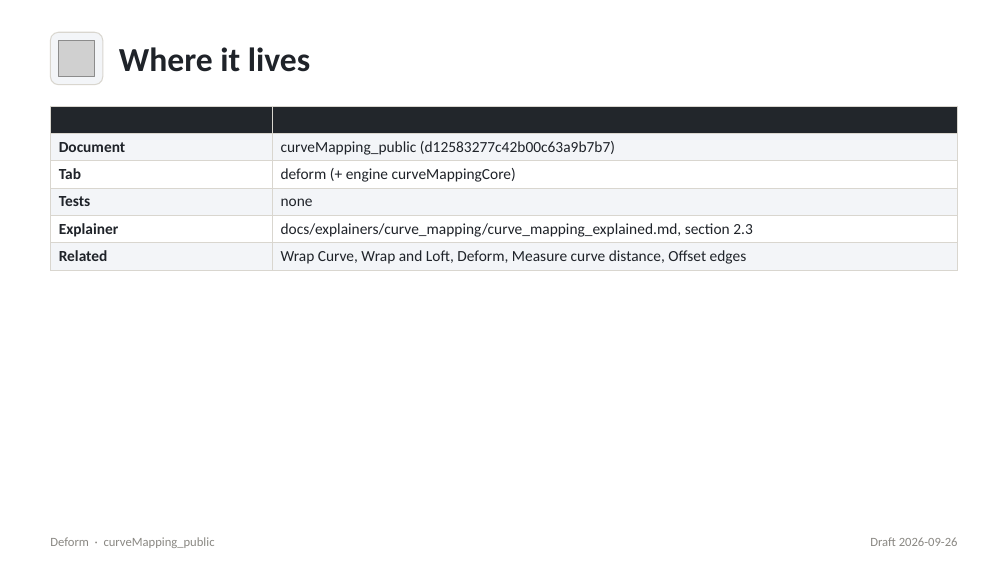
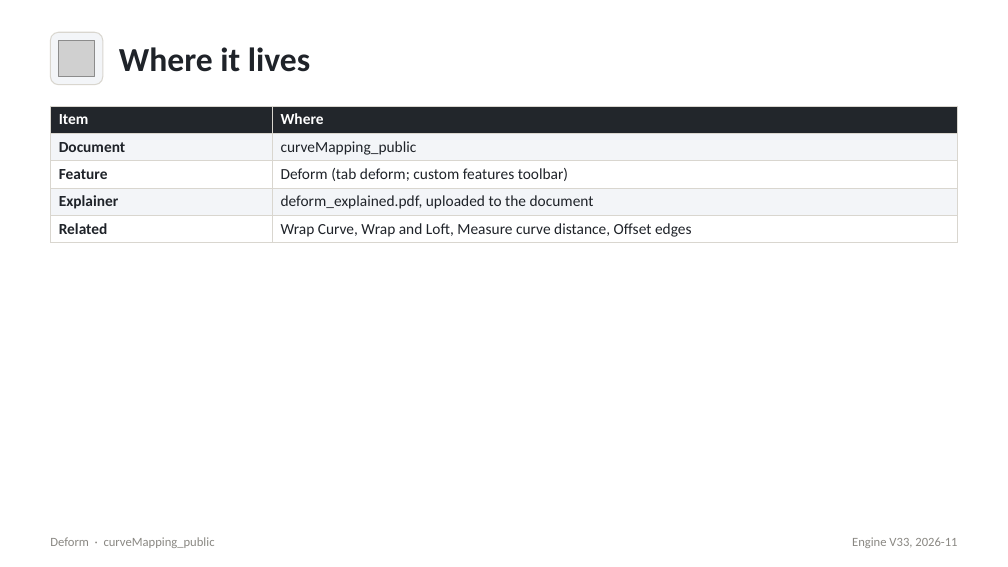
Before and after one commit to jedyeiser/featurescripts, a slide deck: slide 15 of docs/decks/deform/.baseline/deform.generated.pptx (slide 7 before the commit). Drawn at 1008x567 pixels with LibreOffice and Linux fonts; fonts in the diff are those of the drawing; grey boxes stand for pictures. Boxes give left, top, right and bottom in pixels: in the first picture for what was removed or moved away, otherwise in the second. Text is boxed around its words. In the diff, an @@ line names an element or a change of style, - is before the commit and + after.

Commit message:
Deform: seam repair with a user limit, alias pins, V33 public port, explainer and deck
Engine (curveMapping/deform.fs) is now the wrapped-edge code: vertices/edges mapped once, faces mapped
independently, tiny faces absorbed with the faces across them pinned (canonical_edges.fs), and a gap-driven
seam repair (sewSeams: refill the smaller face from its neighbours' edges) bounded by a new "Seam repair
limit" input (default 50 um, max 200 um; wider seams are reported with the limit that would close them).
Measured: lid 193 -> 185 faces, free edges 54 = source (limit 150 um); ski 78 -> 75, 30 = source; Deform
tests 4/4. deform_weld.fs / deform_wrapped.fs are kept as reference prototypes.

curveMapping_public re-ported against curveMapping V33 (port_public.py now also rewrites the
canonical_edges import); wrap files only re-point the core import.

Docs: docs/explainers/deform/deform_explained.md + PDF (built by docs/tooling/build_explainer_pdf.py),
rebuilt deform deck (build_deck.js: messageHead, reference header), probe scripts used for the lid/ski work.

```diff
--- a/docs/decks/deform/.baseline/deform.generated.pptx
+++ b/docs/decks/deform/.baseline/deform.generated.pptx
@@ table at box(50, 106, 958, 241) @@
-row 1:  | 
-row 2: Document | curveMapping_public (d12583277c42b00c63a9b7b7)
-row 3: Tab | deform (+ engine curveMappingCore)
-row 4: Tests | none
-row 5: Explainer | docs/explainers/curve_mapping/curve_mapping_explained.md, section 2.3
-row 6: Related | Wrap Curve, Wrap and Loft, Deform, Measure curve distance, Offset edges
+row 1: Item | Where
+row 2: Document | curveMapping_public
+row 3: Feature | Deform (tab deform; custom features toolbar)
+row 4: Explainer | deform_explained.pdf, uploaded to the document
+row 5: Related | Wrap Curve, Wrap and Loft, Measure curve distance, Offset edges
@@ text at box(852, 537, 957, 548): text changed @@
-Draft 2026-09-26
+Engine V33, 2026-11
```
Also in this commit, not shown: 3 other slides changed, 11 slides added, 3 slides removed, 50 other files.
